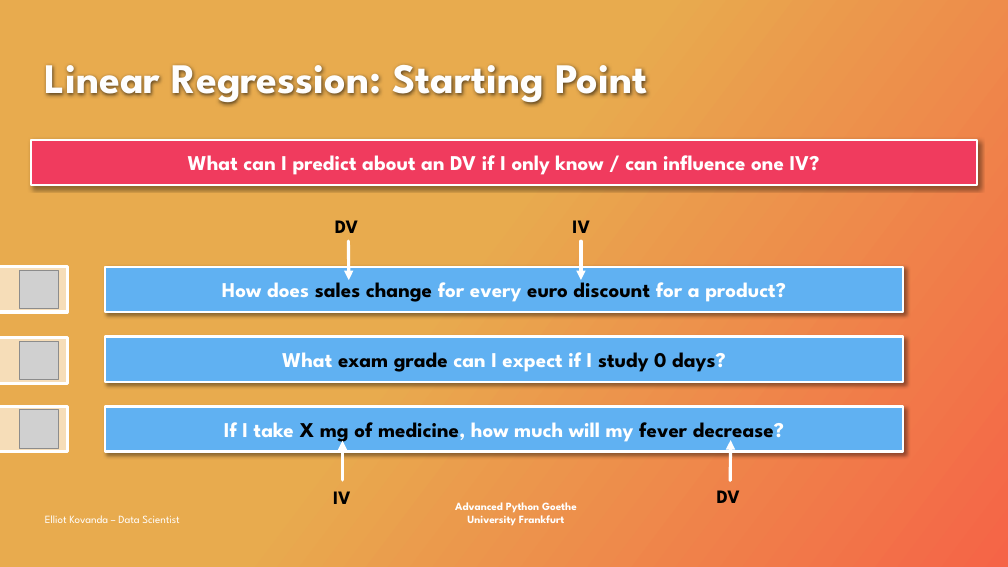
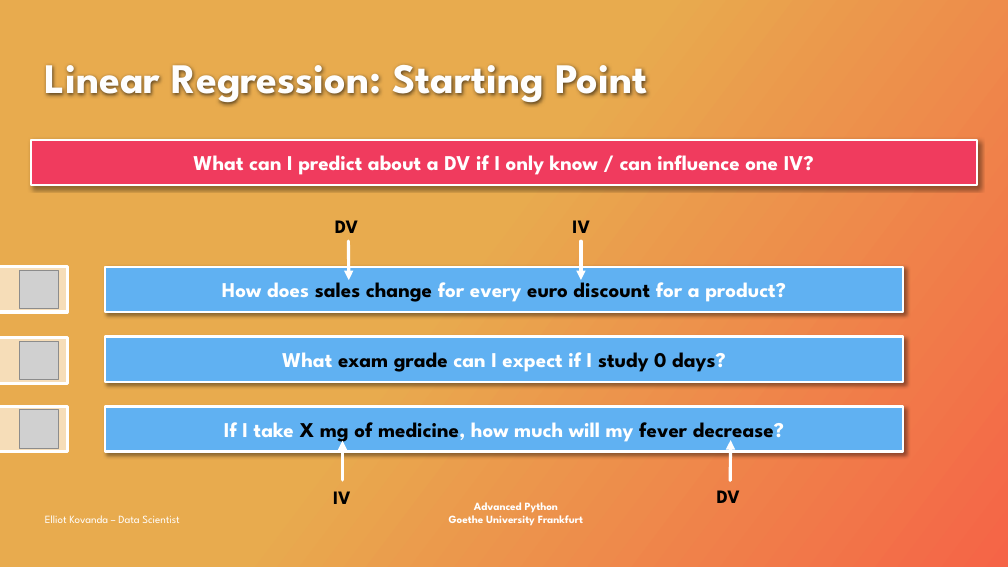
Before and after one commit to ekovanda/python_data_advanced_short, a slide deck: slide 63 of Python_Data_Analysis_Advanced.pptx. Drawn at 1008x567 pixels with LibreOffice and Linux fonts; fonts in the diff are those of the drawing; grey boxes stand for pictures; background and template pictures are left out. Boxes give left, top, right and bottom in pixels: in the first picture for what was removed or moved away, otherwise in the second. Text is boxed around its words. In the diff, an @@ line names an element or a change of style, - is before the commit and + after.

```diff
--- a/Python_Data_Analysis_Advanced.pptx
+++ b/Python_Data_Analysis_Advanced.pptx
@@ text in rectangle at (x1=193, y1=155, x2=814, y2=175): text changed @@
-What can I predict about an DV if I only know / can influence one IV?
+What can I predict about a DV if I only know / can influence one IV?
@@ text "Advanced Python Goethe University Frankfurt" rewrapped from (x1=455, y1=502, x2=577, y2=526) to (x1=449, y1=502, x2=583, y2=526) @@
```
Also in this commit, not shown: 17 other slides changed, 12 slides added.
